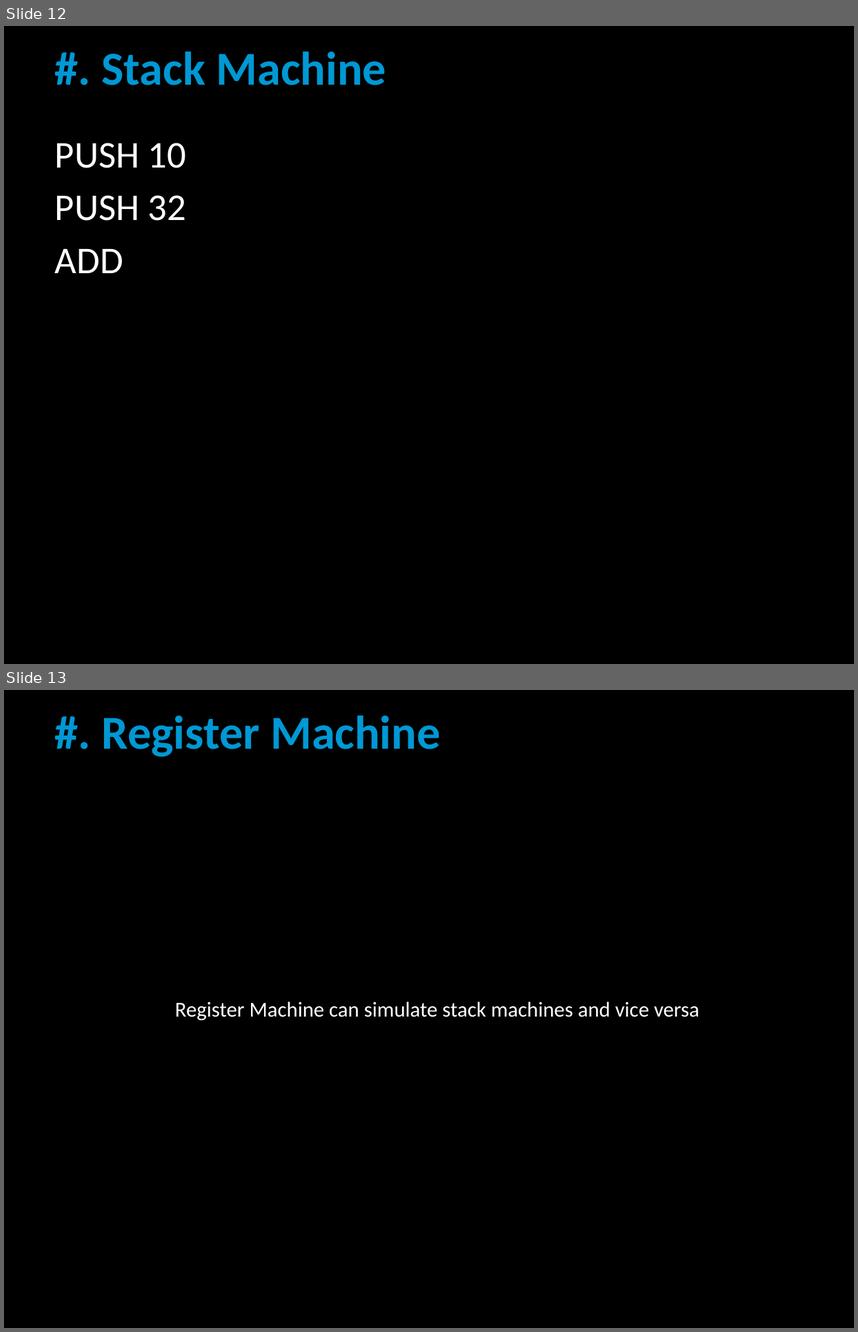
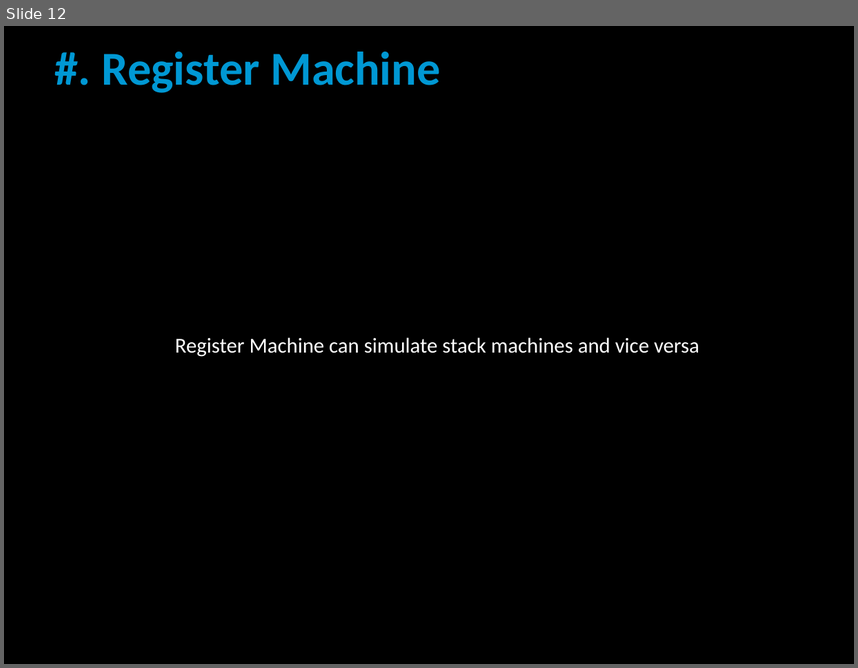
Before and after one commit to liamcarter111/Lectures, a slide deck: Imperial_College_29-01-2020/Presentation.pptx. Shown one above the other, each under a label of ours: slides 12 and 13 before the commit, slide 12 after it. The pictures are 858x1332 and 858x668 pixels, drawn with LibreOffice and Linux fonts; fonts in the diff are those of the drawing. Boxes give left, top, right and bottom in pixels: in the first picture for what was removed or moved away, otherwise in the second. Text is boxed around its words. In the diff, an @@ line names an element or a change of style, - is before the commit and + after.

```diff
--- a/Imperial_College_29-01-2020/Presentation.pptx
+++ b/Imperial_College_29-01-2020/Presentation.pptx
@@ slide 12 removed at bbox=[4, 26, 854, 664], background #000000 @@
@@ title removed at bbox=[102, 52, 387, 85] @@
-#. Stack Machine
@@ text removed at bbox=[55, 143, 186, 273] @@
-PUSH 10
-PUSH 32
-ADD
@@ what was slide 13 is now slide 12 @@
```
Also in this commit, not shown: 1 slide changed, 2 slides added, 2 other slides removed.
